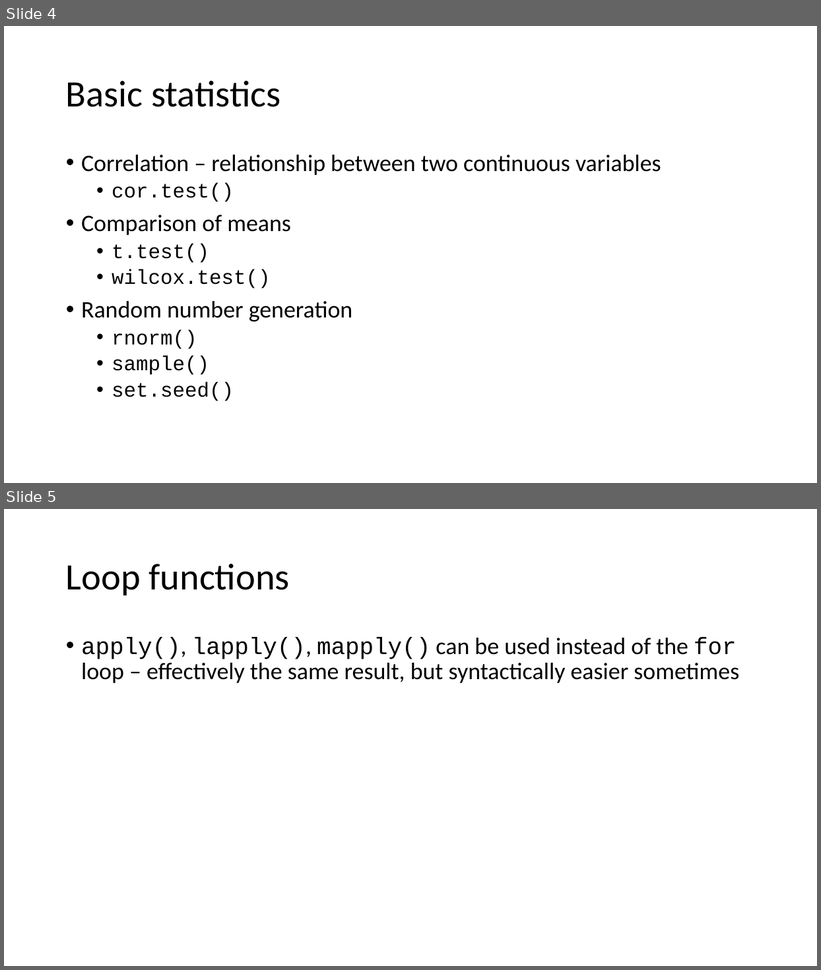
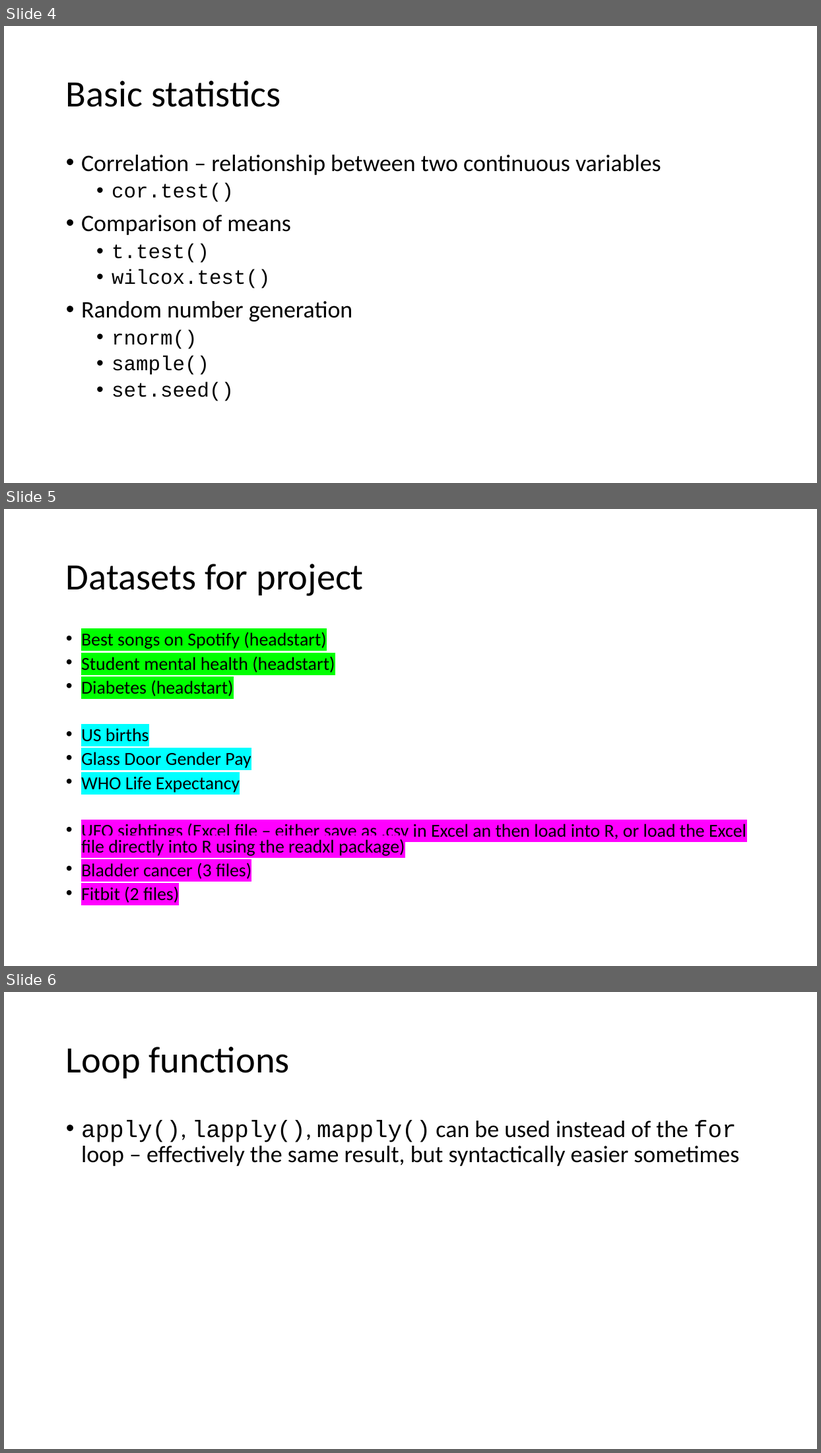
Before and after one commit to sraorao/UNIQ_Plus_R_Course_public, a slide deck: powerpoint/UNIQ+Day3_students.pptx. Shown one above the other, each under a label of ours: slides 4 and 5 before the commit, slides 4, 5 and 6 after it. The pictures are 821x970 and 821x1453 pixels, drawn with LibreOffice and Linux fonts; fonts in the diff are those of the drawing. Boxes give left, top, right and bottom in pixels: in the first picture for what was removed or moved away, otherwise in the second. Text is boxed around its words. In the diff, an @@ line names an element or a change of style, - is before the commit and + after.

Commit message:
datasets and update slides

```diff
--- a/powerpoint/UNIQ+Day3_students.pptx
+++ b/powerpoint/UNIQ+Day3_students.pptx
@@ slide 5 added at (x1=4, y1=509, x2=817, y2=966), background #FFFFFF @@
@@ title added at (x1=66, y1=564, x2=363, y2=596), 44 pt, text #000000 @@
+Datasets for project
@@ text added at (x1=81, y1=632, x2=746, y2=903), 21.7 pt, text #000000 @@
+• Best songs on Spotify (headstart)
+• Student mental health (headstart)
+• Diabetes (headstart)
+• US births
+• Glass Door Gender Pay
+• WHO Life Expectancy
+• UFO sightings (Excel file – either save as .csv in Excel an then load into R, or load the Excel file directly into R using the readxl package)
+• Bladder cancer (3 files)
+• Fitbit (2 files)
@@ what was slide 5 is now slide 6 @@
```
Also in this commit, not shown: 13 other files.
